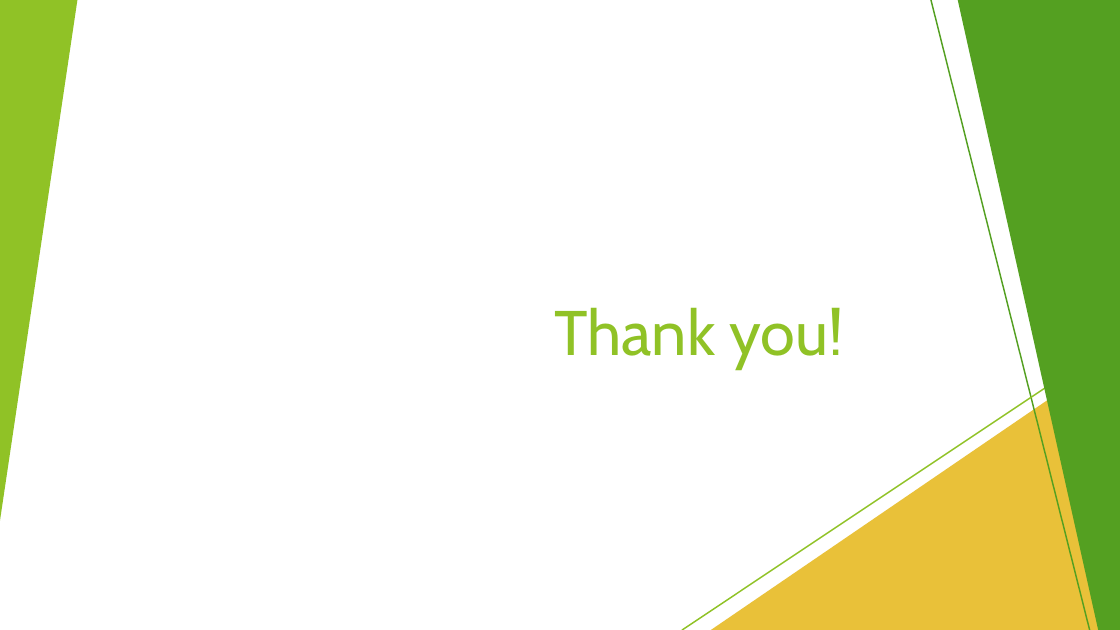
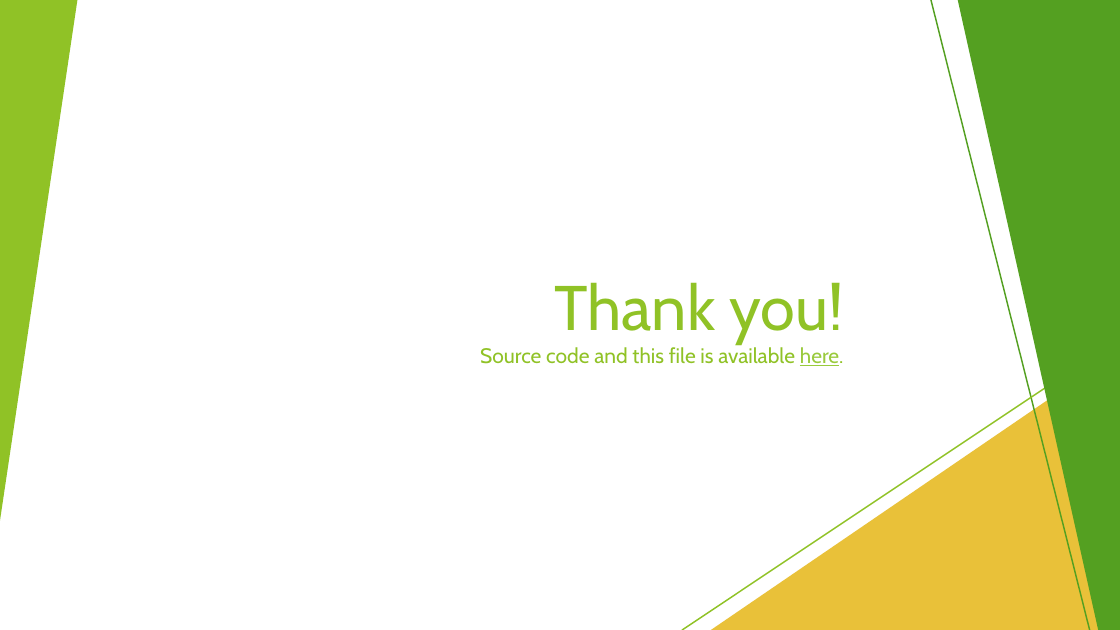
Before and after one commit to balazshorvath/AdvEffectivenessMarkovChain, a slide deck: slide 13 of MarkovChains.pptx. Drawn at 1120x630 pixels with LibreOffice and Linux fonts; fonts in the diff are those of the drawing. Boxes give left, top, right and bottom in pixels: in the first picture for what was removed or moved away, otherwise in the second. Text is boxed around its words. In the diff, an @@ line names an element or a change of style, - is before the commit and + after.

Commit message:
ppt update

```diff
--- a/MarkovChains.pptx
+++ b/MarkovChains.pptx
@@ title at <box>480,282,844,366</box>: text changed; size 54 to 18 pt @@
-Thank you!
+Thank you!
+Source code and this file is available here.
```
